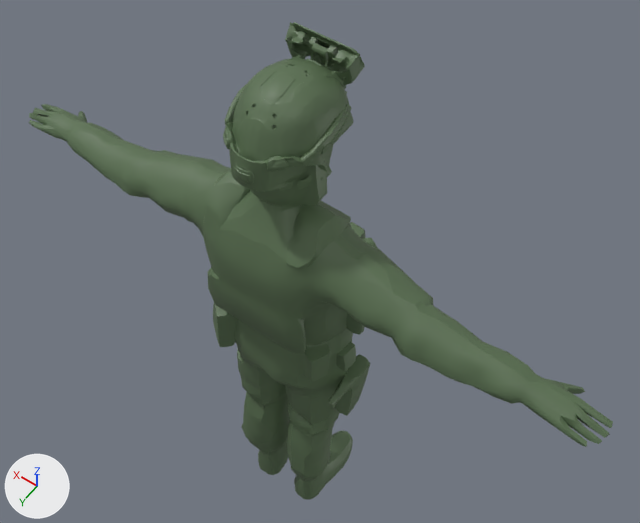
Before and after pictures for a commit that changed the glTF model content/art/models/soldier-helmet-combo.glb.
The view is the same before and after, from a 50 mm camera at (-0.505, 0.637, 1.234) aimed at (0.012, -0.087, 0.096). The axes (+X, +Y, +Z) are drawn at lower left. The lights are the same throughout. The first picture is the older version. Where no turn or scale is listed for an object, it has been applied to the vertices.

Names of what the first picture shows: 'geometry_0', 'geometry_0.001'.
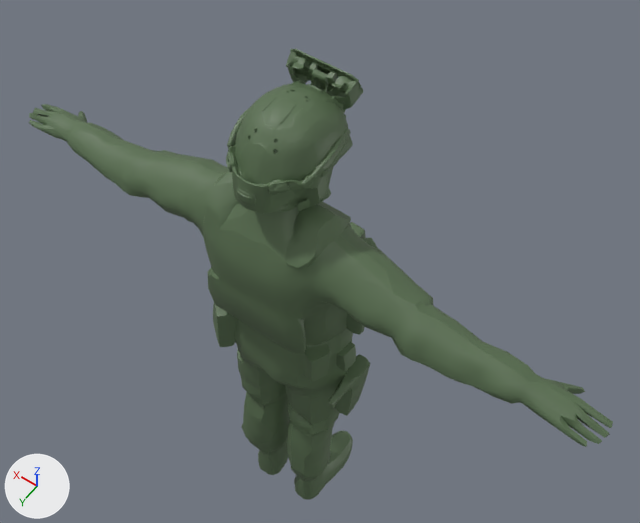
Commit message: Helmet lowered more

Location of each change, [x1, y1, x2, y2] in pixels of the pictures (640 x 523 px):
'geometry_0.001', moved: before [223, 22, 365, 192]; after [226, 49, 363, 213]

The change in detail:
Object 'geometry_0.001' (ob_geometry_0_001) moves from (0.0, 0.0, 0.463) to (0.0, 0.0, 0.423).
